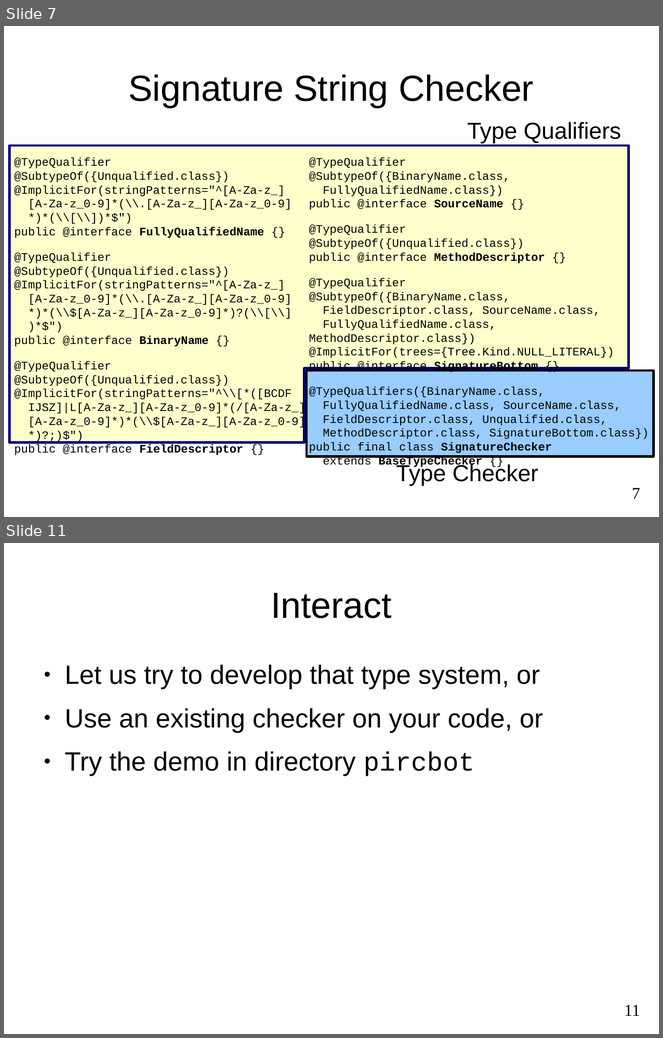
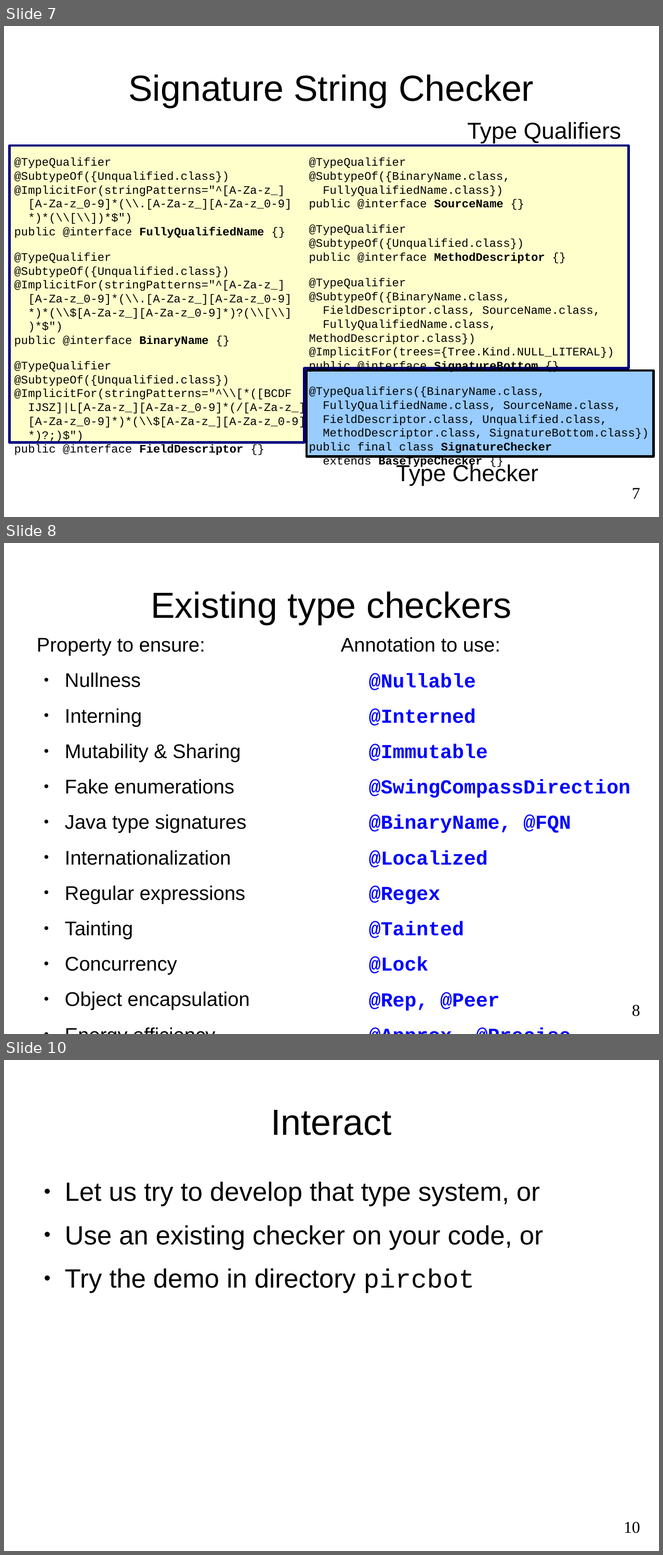
Before and after one commit to reprogrammer/checker-framework, a slide deck: demos/2011-OSBridge/usage.odp. Shown one above the other, each under a label of ours: slides 7 and 11 before the commit, slides 7, 8 and 10 after it; the slides between them are not shown. The pictures are 663x1038 and 663x1555 pixels, drawn with LibreOffice and Linux fonts; fonts in the diff are those of the drawing. Boxes give left, top, right and bottom in pixels: in the first picture for what was removed or moved away, otherwise in the second. Text is boxed around its words. In the diff, an @@ line names an element or a change of style, - is before the commit and + after.

```diff
--- a/demos/2011-OSBridge/usage.odp
+++ b/demos/2011-OSBridge/usage.odp
@@ slide 8 added at [4, 543, 659, 1034], background #FFFFFF @@
@@ title added at [151, 591, 512, 625], 44 pt, text #000000 @@
+Existing type checkers
@@ text added at [37, 638, 250, 1010], 24 pt, text #000000 @@
+Property to ensure:
+● Nullness
+● Interning
+● Mutability & Sharing
+● Fake enumerations
+● Java type signatures
+● Internationalization
+● Regular expressions
+● Tainting
+● Concurrency
+● Object encapsulation
+● Energy efficiency
@@ text added at [341, 637, 631, 1011], 24 pt, text #0000FF, bold @@
+Annotation to use:
+@Nullable
+@Interned
+@Immutable
+@SwingCompassDirection
+@BinaryName, @FQN
+@Localized
+@Regex
+@Tainted
+@Lock
+@Rep, @Peer
+@Approx, @Precise
@@ page number added at [632, 1005, 640, 1017], 20 pt, text #000000 @@
+8
@@ what was slide 11 is now slide 10 @@
@@ page number at [624, 1522, 640, 1534]: text changed @@
-11
+10
```
Also in this commit, not shown: 4 slides changed, 2 slides removed, 2 other files.
